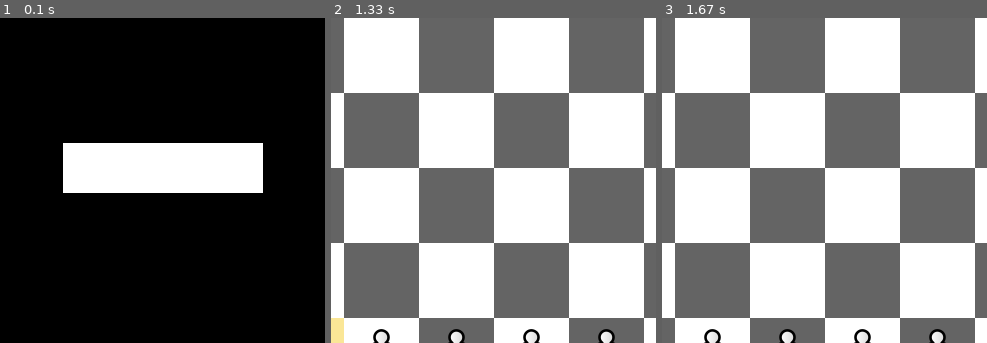
Above: before the commit, frames 1-3 (left to right).
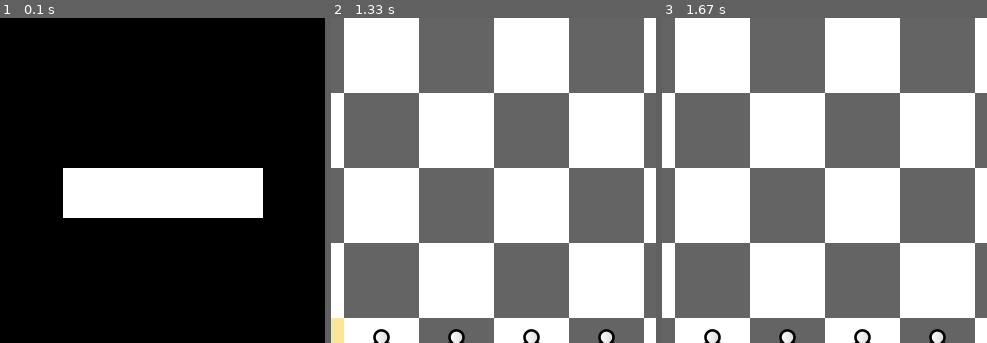
Above: after the commit, the same moments.

Repository: BelGraDev/chess_pygame
Game: pygame game, started from main.py
The game is run twice, just before and just after one commit, with the same random seed, the same clock (stepped at 60 frames per second) and the same inputs.
Inputs (mouse positions are % of the whole screen's width and height, from its top left):
- Up to frame 1 (0.1 s): no input
- Up to frame 2 (1.33 s): click (50, 50) at 0.38 s; click (50, 57) at 0.72 s; click (19, 73) at 1.05 s
- Up to frame 3 (1.67 s): click (87, 85) at 1.38 s
The pictures show only the part of the screen within x 25-75%, y 27-77%; the shares and areas given below are measured in that part.

The runs differ from the first frame. In frame 1, 9.5% of the frame differs, in the area x 19-81%, y 38-62%; in frame 2, nothing differs; in frame 3, nothing differs.

Commit message:
Post game control buttons added

Diff:
--- a/Controller/GameController.py
+++ b/Controller/GameController.py
@@ -34,6 +34,7 @@
                         mate_color = self.board_status.turn
                         self._move(prev_cell_name, cell_name)
                         self.chessUI.render_mate(mate_color)
+                        self.buttons = self.chessUI.render_check_buttons()
 
                     case MoveType.TEAMMATE:
                         self._switch_focus(prev_cell_name, cell_name)
@@ -142,3 +143,8 @@
         self._redraw_piece_cell(prev_cell_name)
         self._redraw_list_cells(None, self.possible_moves)
         self._render_possible_moves(cell_name)
+
+    def check_if_button_pressed(self, coord):
+        for button in self.buttons:
+            if button.collidepoint(coord):
+                return button.type
--- /dev/null
+++ b/GameModes/GameState.py
@@ -0,0 +1,5 @@
+from enum import IntEnum
+
+class GameState(IntEnum):
+    MENU = 1
+    PVP = 2
--- a/GameModes/PvpMode.py
+++ b/GameModes/PvpMode.py
@@ -1,23 +1,41 @@
 from Board.Board import Board
 from Controller.GameController import GameController
 from Render.BoardUI import BoardUI
+from Render.ChessMenu import *
+from .GameState import GameState
 
 class PvpMode:
 
-    def __init__(self, screen):
+    def __init__(self, screen: pygame.surface.Surface) -> None:
         self.board = Board()
         self.boardUI = BoardUI(screen)
+        self.chess_menu = ChessMenu(screen)
         self.controller = GameController(self.board, self.boardUI)
+        self.game_state = GameState.PVP
 
-
-    def init_mode(self):
-
+    def init_mode(self) -> None:
         self.controller.init_board_pieces()
 
+    def play(self, coord: tuple)-> GameState:
+        if not self.board.board_status.is_check_mate:
+            self._hangle_in_game(coord)
+        else:
+            type = self.controller.check_if_button_pressed(coord)
+            self._handle_post_game_buttons(type)
 
-    def play(self, coord):
-         if not self.board.board_status.is_check_mate:
-            cell = self.boardUI.selected_cell(coord)
-            if cell:
-                self.controller.render_move(cell)
-                self.boardUI.render_border()
+        return self.game_state
+    def _hangle_in_game(self, coord: tuple) -> None:
+        cell = self.boardUI.selected_cell(coord)
+        if cell:
+            self.controller.render_move(cell)
+            self.boardUI.render_border()
+
+    def _handle_post_game_buttons(self, type: ChessButton) -> None:
+        match type:
+            case ChessButton.PLAY_AGAIN:
+                self.board = Board()
+                self.controller = GameController(self.board, self.boardUI)
+                self.init_mode()
+            case ChessButton.GO_TO_MENU:
+                self.chess_menu.render_menu()
+                self.game_state = GameState.MENU
--- a/Render/BoardUI.py
+++ b/Render/BoardUI.py
@@ -1,5 +1,7 @@
 from Render.Cell import Cell
 from Utils.Cell_utils import Cell_utils
+from Render.ChessMenu import Button
+from Render.ChessMenu import ChessButton
 from Utils.View_utils import View_utils
 
 import pygame
@@ -57,6 +59,20 @@
         image = pygame.image.load(f"Render/images/{turn}_mate.png").convert_alpha()
         self.screen.blit(image, (self.MARGIN_SIZE, self.BOARD_HEIGHT / 2 - image.get_height() / 2 + self.MARGIN_SIZE))
 
+    def render_check_buttons(self) -> list[Button]:
+        middle_x = (self.BOARD_WIDTH + self.MARGIN_SIZE * 2) / 2
+        middle_y = self.BOARD_HEIGHT / 2
+
+        button_height = 50; button_width = 150
+
+        got_to_menu_button = Button(ChessButton.GO_TO_MENU, (middle_x - button_width - self.MARGIN_SIZE, middle_y + button_width), button_height, button_width)
+        play_again_button = Button(ChessButton.PLAY_AGAIN, (middle_x + self.MARGIN_SIZE, middle_y + button_width), button_height, button_width)
+
+        pygame.draw.rect(self.screen, (255, 255, 200), got_to_menu_button)
+        pygame.draw.rect(self.screen, (255, 255, 200), play_again_button)
+
+        return (got_to_menu_button, play_again_button)
+
     def render_pawn_ascension(self, cell_name, turn, pieces):
         row, col = Cell_utils.map_cell_to_index(cell_name)
         direction = 1 if turn == "w" else -1
--- a/Render/ChessMenu.py
+++ b/Render/ChessMenu.py
@@ -3,14 +3,14 @@
 
 class ChessButton(IntEnum):
     PLAY_BUTTON = 1
+    PLAY_AGAIN = 2
+    GO_TO_MENU = 3
 
 class Button(pygame.Rect):
 
-    BUTTON_HEIGHT = 50
-    BUTTON_WIDTH = 200
-    def __init__(self, type, coord):
+    def __init__(self, type, coord, height, width):
         self.type = type
-        pygame.Rect.__init__(self, coord[0] - self.BUTTON_WIDTH / 2, coord[1] - self.BUTTON_HEIGHT / 2, self.BUTTON_WIDTH, self.BUTTON_HEIGHT)
+        pygame.Rect.__init__(self, coord[0] - self.width / 2, coord[1] - self.height / 2, width, height)
 
 class ChessMenu:
 
@@ -23,9 +23,10 @@
 
     def _create_buttons(self) -> list[Button]:
         button_types = [ChessButton.PLAY_BUTTON]
-        button_x = self.width / 2
+        button_width = 200; button_height = 50
+        button_x = self.width / 2 - button_width / 2
         button_y = self.height / 2
-        buttons = [Button(type, (button_x, button_y)) for type in button_types]
+        buttons = [Button(type, (button_x, button_y), button_height, button_width) for type in button_types]
         return buttons
 
     def render_menu(self):
--- a/main.py
+++ b/main.py
@@ -2,6 +2,7 @@
 import sys
 from Render.ChessMenu import *
 from GameModes.PvpMode import PvpMode
+from GameModes.GameState import GameState
 
 pygame.init()
 
@@ -10,24 +11,26 @@
 screen = pygame.display.set_mode((SCREEN_WIDTH, SCREEN_HEIGHT))
 ui = ChessMenu(screen)
 ui.render_menu()
-mode = None
+game_state = GameState.MENU
 clock = pygame.time.Clock()
+
 while True:
     for event in pygame.event.get():
         if event.type == pygame.QUIT:
             sys.exit()
         elif event.type == pygame.MOUSEBUTTONDOWN:
             coord = pygame.mouse.get_pos()
-            if mode is None:
+            if game_state is GameState.MENU:
                 type = ui.button_clicked(coord)
                 match type:
                     case ChessButton.PLAY_BUTTON:
-                        mode = PvpMode(screen)
-                        mode.init_mode()
+                        game_mode = PvpMode(screen)
+                        game_mode.init_mode()
+                        game_state = GameState.PVP
                     case _:
                         pass
             else:
-                mode.play(coord)
+                game_state = game_mode.play(coord)
 
     pygame.display.update()
     clock.tick(60)
